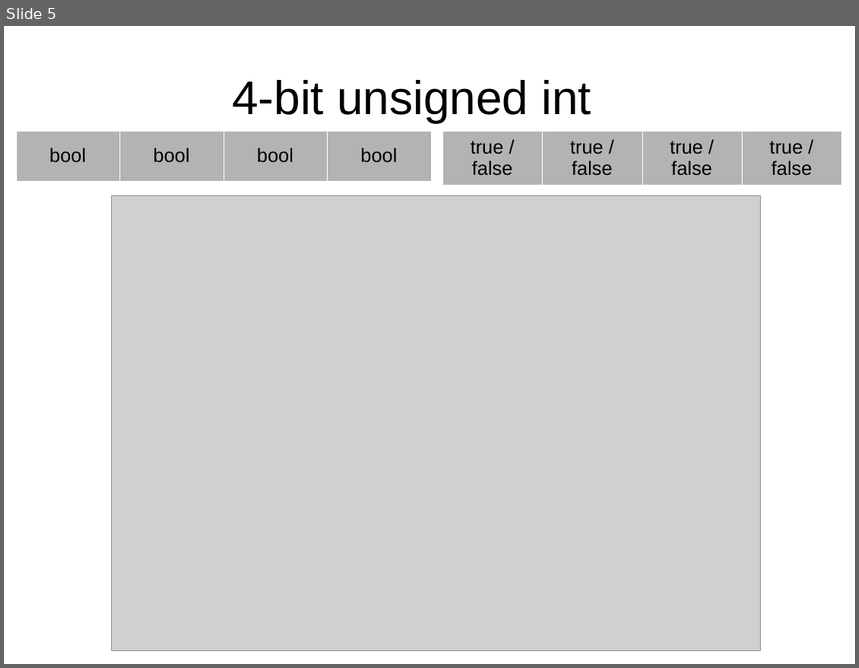
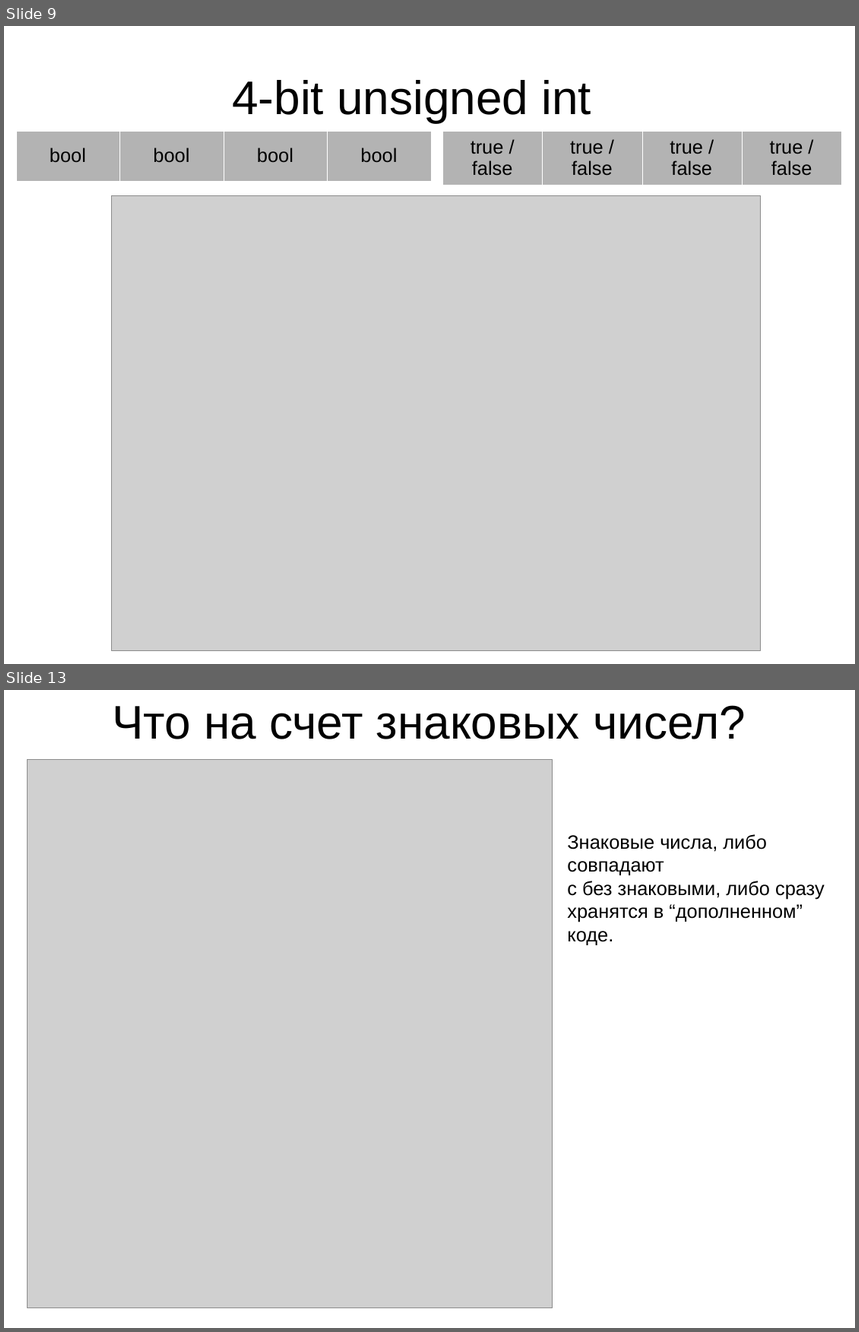
Before and after one commit to leanid/om, a slide deck: class-00-basic-prog/03-int-type/docs/bool_to_float.odp. Shown one above the other, each under a label of ours: slide 5 before the commit, slides 9 and 13 after it; the slides between them are not shown. The pictures are 859x668 and 859x1332 pixels, drawn with LibreOffice and Linux fonts; fonts in the diff are those of the drawing; grey boxes stand for pictures; background and template pictures are left out. Boxes give left, top, right and bottom in pixels: in the first picture for what was removed or moved away, otherwise in the second. Text is boxed around its words. In the diff, an @@ line names an element or a change of style, - is before the commit and + after.

```diff
--- a/class-00-basic-prog/03-int-type/docs/bool_to_float.odp
+++ b/class-00-basic-prog/03-int-type/docs/bool_to_float.odp
@@ slide 13 added at (4,690,855,1328), background #FFFFFF @@
@@ title added at (112,705,746,739), 44 pt, text #000000 @@
+Что на счет знаковых чисел?
@@ picture added at (27,759,553,1308) @@
@@ text added at (567,834,825,945), 18 pt, text #000000 @@
+Знаковые числа, либо совпадают
+с без знаковыми, либо сразу хранятся в “дополненном” коде.
@@ what was slide 5 is now slide 9 @@
```
Also in this commit, not shown: 15 other slides added, 1 other file.
